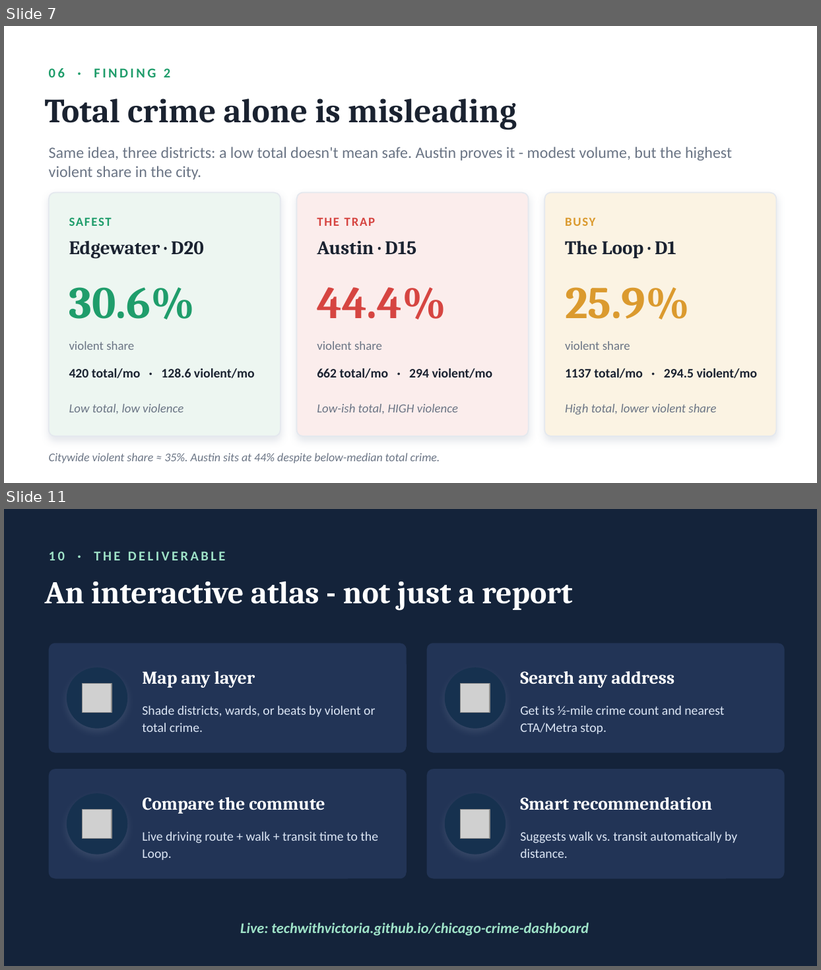
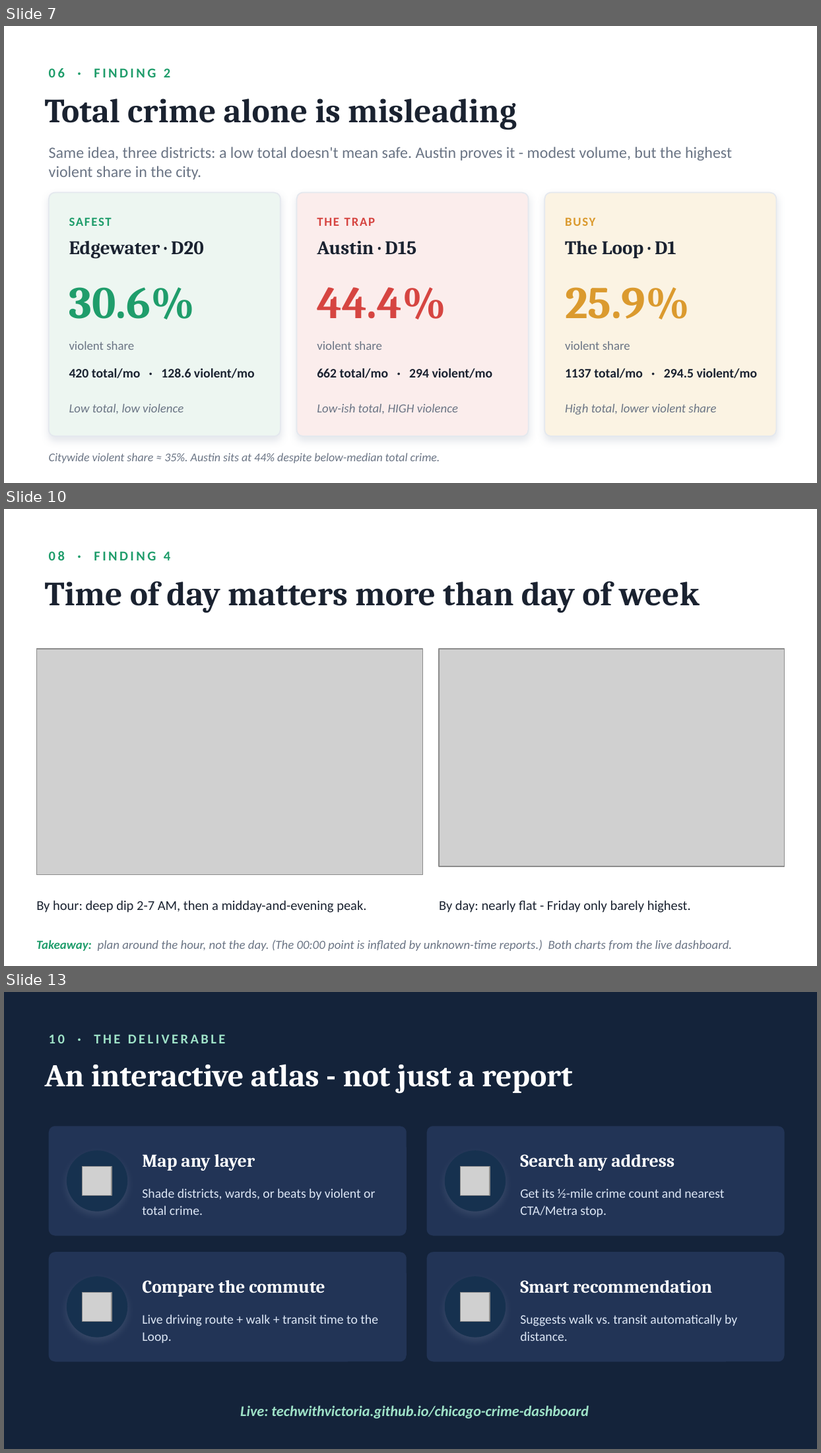
Before and after one commit to techwithvictoria/chicago-crime-dashboard, a slide deck: Chicago_Safety_Relocation.pptx. Shown one above the other, each under a label of ours: slides 7 and 11 before the commit, slides 7, 10 and 13 after it; the slides between them are not shown. The pictures are 821x970 and 821x1453 pixels, drawn with LibreOffice and Linux fonts; fonts in the diff are those of the drawing; grey boxes stand for pictures. Boxes give left, top, right and bottom in pixels: in the first picture for what was removed or moved away, otherwise in the second. Text is boxed around its words. In the diff, an @@ line names an element or a change of style, - is before the commit and + after.

```diff
--- a/Chicago_Safety_Relocation.pptx
+++ b/Chicago_Safety_Relocation.pptx
@@ slide 10 added at [4,509,817,966], background #FFFFFF @@
@@ text added at [49,551,170,560], 12 pt, text #1F9D6B, bold @@
+08 · FINDING 4
@@ text added at [45,581,700,613], 30 pt, text #1A2230, bold @@
+Time of day matters more than day of week
@@ picture added at [36,649,422,875] @@
@@ picture added at [439,649,785,867] @@
@@ text added at [36,900,366,913], 12 pt, text #1A2230 @@
+By hour: deep dip 2-7 AM, then a midday-and-evening peak.
@@ text added at [439,900,691,913], 12 pt, text #1A2230 @@
+By day: nearly flat - Friday only barely highest.
@@ text added at [36,940,732,951], 11 pt, text #6B7585, italic @@
+Takeaway: plan around the hour, not the day. (The 00:00 point is inflated by unknown-time reports.) Both charts from the live dashboard.
@@ what was slide 11 is now slide 13 @@
```
Also in this commit, not shown: 5 slides changed, 2 other slides added, 1 slide removed.
